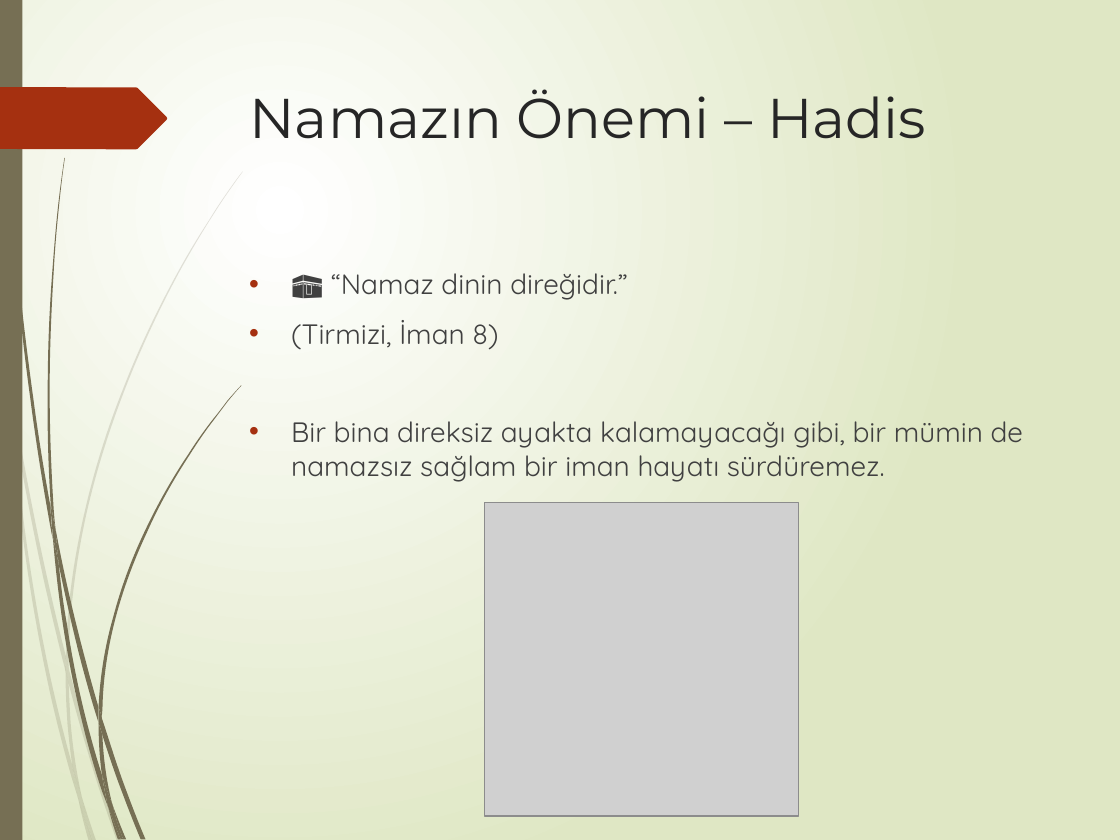
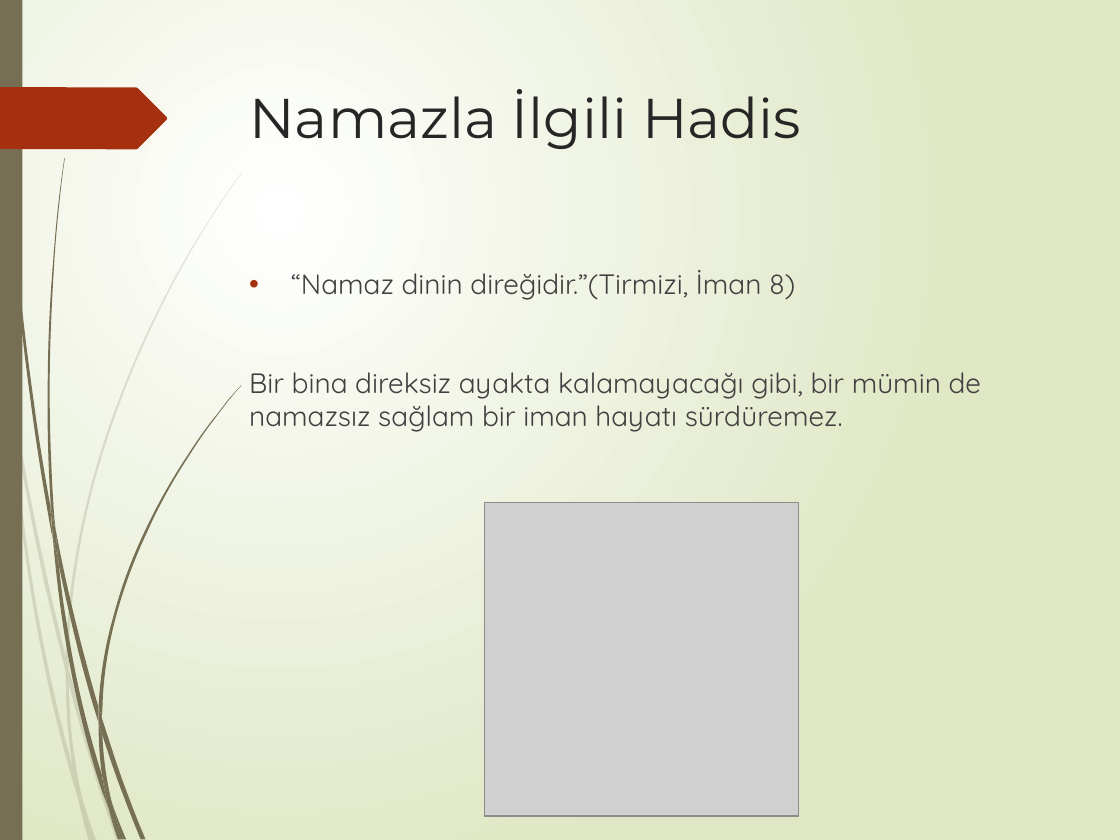
Before and after one commit to msakkaya06/msakkaya, a slide deck: slide 7 of namaz/Namaz_Sunumu.pptx. Drawn at 1120x840 pixels with LibreOffice and Linux fonts; fonts in the diff are those of the drawing; grey boxes stand for pictures. Boxes give left, top, right and bottom in pixels: in the first picture for what was removed or moved away, otherwise in the second. Text is boxed around its words. In the diff, an @@ line names an element or a change of style, - is before the commit and + after.

```diff
--- a/namaz/Namaz_Sunumu.pptx
+++ b/namaz/Namaz_Sunumu.pptx
@@ title at bbox=[249, 89, 801, 149]: text changed @@
-Namazın Önemi – Hadis
+Namazla İlgili Hadis
@@ text at bbox=[291, 270, 795, 300]: text changed @@
-• 🕋 “Namaz dinin direğidir.”
-• (Tirmizi, İman 8)
+• “Namaz dinin direğidir.”(Tirmizi, İman 8)
@@ text at bbox=[249, 372, 981, 432]: bullet • to none @@
```
Also in this commit, not shown: 9 other slides changed, 20 other files.
